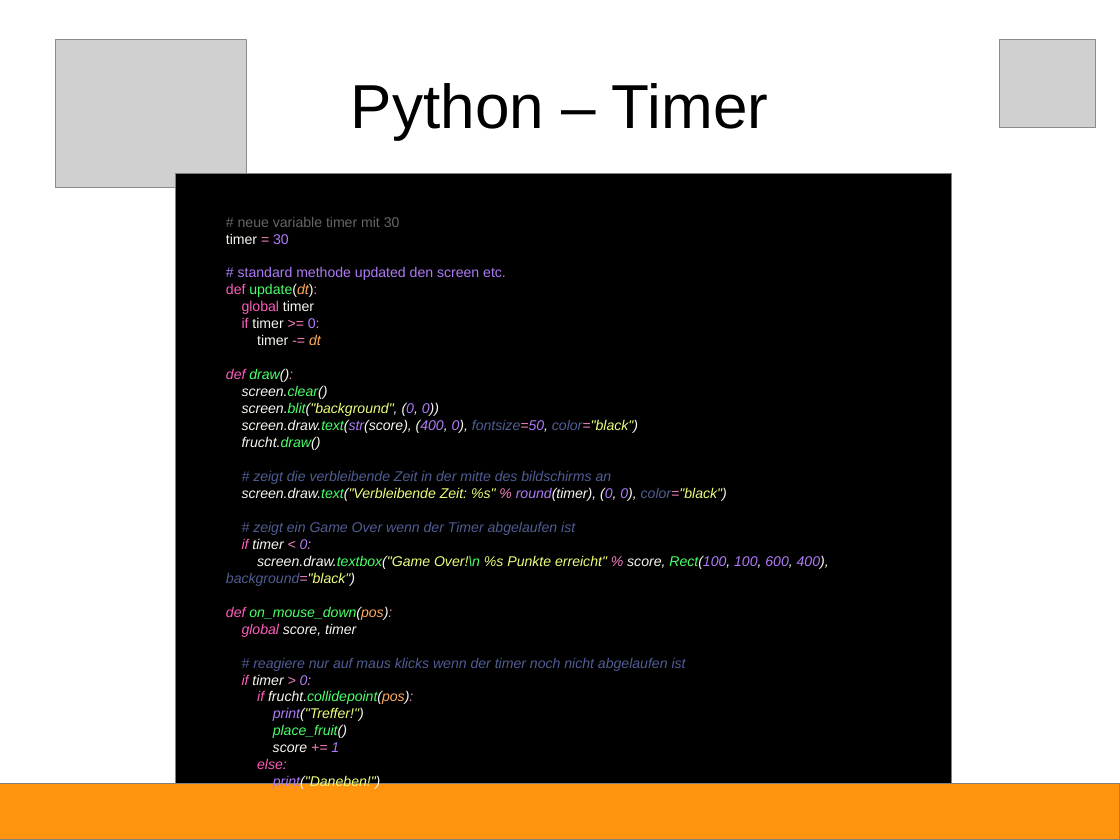
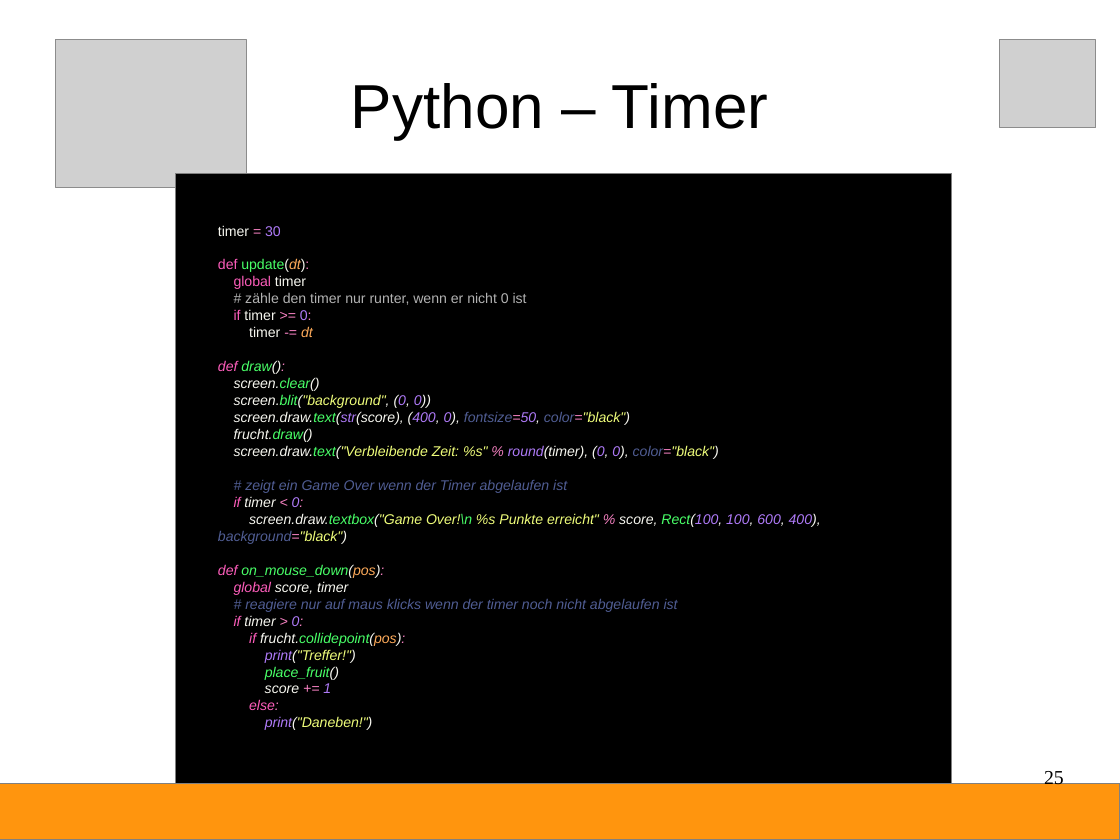
Before and after one commit to Devoxx4KidsDE/python-games, a slide deck: slide 25 of fruchthuhn/Python-Anleitung.odp (slide 22 before the commit). Drawn at 1120x840 pixels with LibreOffice and Linux fonts; fonts in the diff are those of the drawing; grey boxes stand for pictures. Boxes give left, top, right and bottom in pixels: in the first picture for what was removed or moved away, otherwise in the second. Text is boxed around its words. In the diff, an @@ line names an element or a change of style, - is before the commit and + after.

```diff
--- a/fruchthuhn/Python-Anleitung.odp
+++ b/fruchthuhn/Python-Anleitung.odp
@@ text "timer = 30": place and size @@
-text "timer = 30" at (226, 217, 829, 790)
+text "timer = 30" at (218, 225, 821, 730)
@@ text at (238, 217, 400, 227): paragraph removed @@
-# neue variable timer mit 30
@@ text at (238, 266, 506, 280): paragraph removed @@
-# standard methode updated den screen etc.
@@ text at (245, 292, 527, 305): paragraph added @@
+# zähle den timer nur runter, wenn er nicht 0 ist
@@ text at (253, 471, 612, 484): paragraph removed @@
-# zeigt die verbleibende Zeit in der mitte des bildschirms an
@@ page number added at (1044, 769, 1064, 789), 14 pt, text #000000 @@
+25
```
Also in this commit, not shown: 34 other slides changed, 7 slides added, 1 slide removed, 1 other file.
